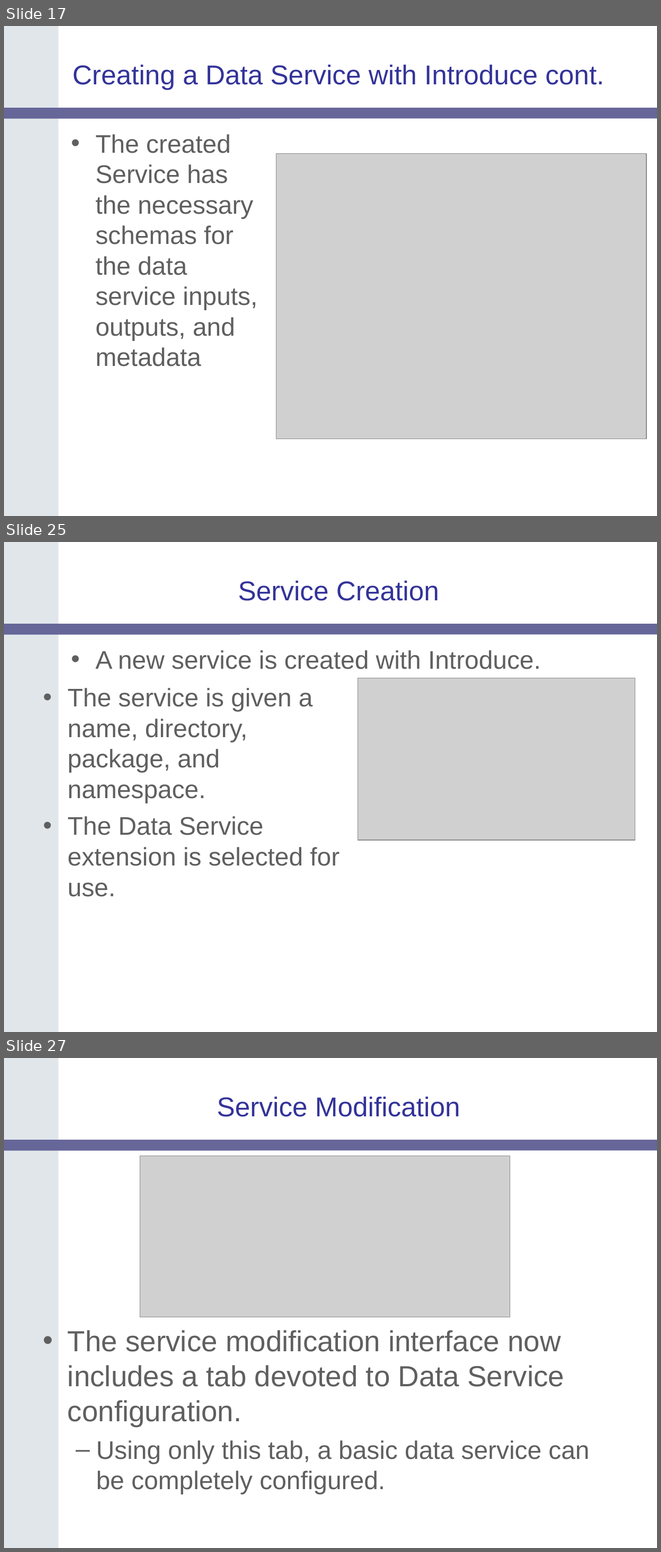
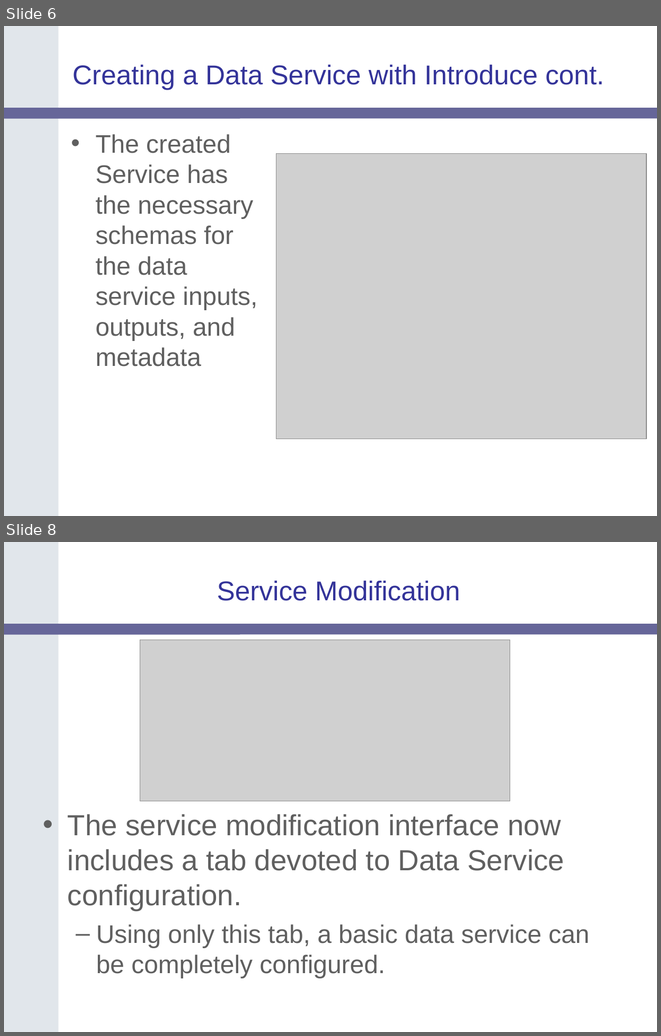
Before and after one commit to NCIP/cagrid-docs, a slide deck: presentations/200607_VCDE_ARCH/caGrid-1.0_Beta_Data-Services.ppt. Shown one above the other, each under a label of ours: slides 17, 25 and 27 before the commit, slides 6 and 8 after it; the slides between them are not shown. The pictures are 661x1552 and 661x1036 pixels, drawn with LibreOffice and Linux fonts; fonts in the diff are those of the drawing; grey boxes stand for pictures; background and template pictures are left out. Boxes give left, top, right and bottom in pixels: in the first picture for what was removed or moved away, otherwise in the second. Text is boxed around its words. In the diff, an @@ line names an element or a change of style, - is before the commit and + after.

```diff
--- a/presentations/200607_VCDE_ARCH/caGrid-1.0_Beta_Data-Services.ppt
+++ b/presentations/200607_VCDE_ARCH/caGrid-1.0_Beta_Data-Services.ppt
@@ slide 25 removed at [4,542,657,1032], background #FFFFFF; not listed: 2 template elements that a slide beside it also shows @@
@@ title removed at [238,581,439,601] @@
-Service Creation
@@ text removed at [96,650,541,669] @@
-• A new service is created with Introduce.
@@ picture removed at [358,678,635,840] @@
@@ text removed at [68,688,339,897] @@
-• The service is given a name, directory, package, and namespace.
-• The Data Service extension is selected for use.
@@ what was slide 17 is now slide 6 @@
@@ what was slide 27 is now slide 8 @@
```
Also in this commit, not shown: 4 slides changed, 1 slide added, 7 other slides removed.
